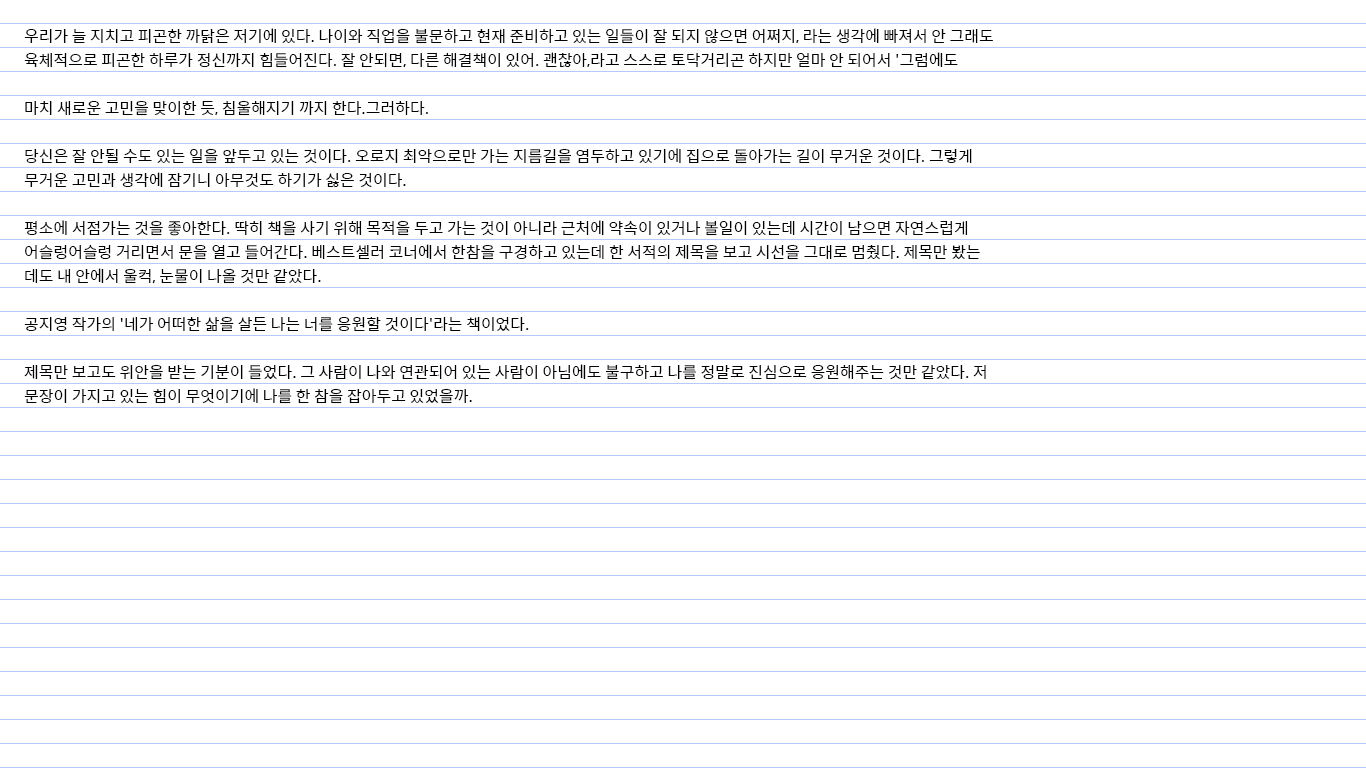
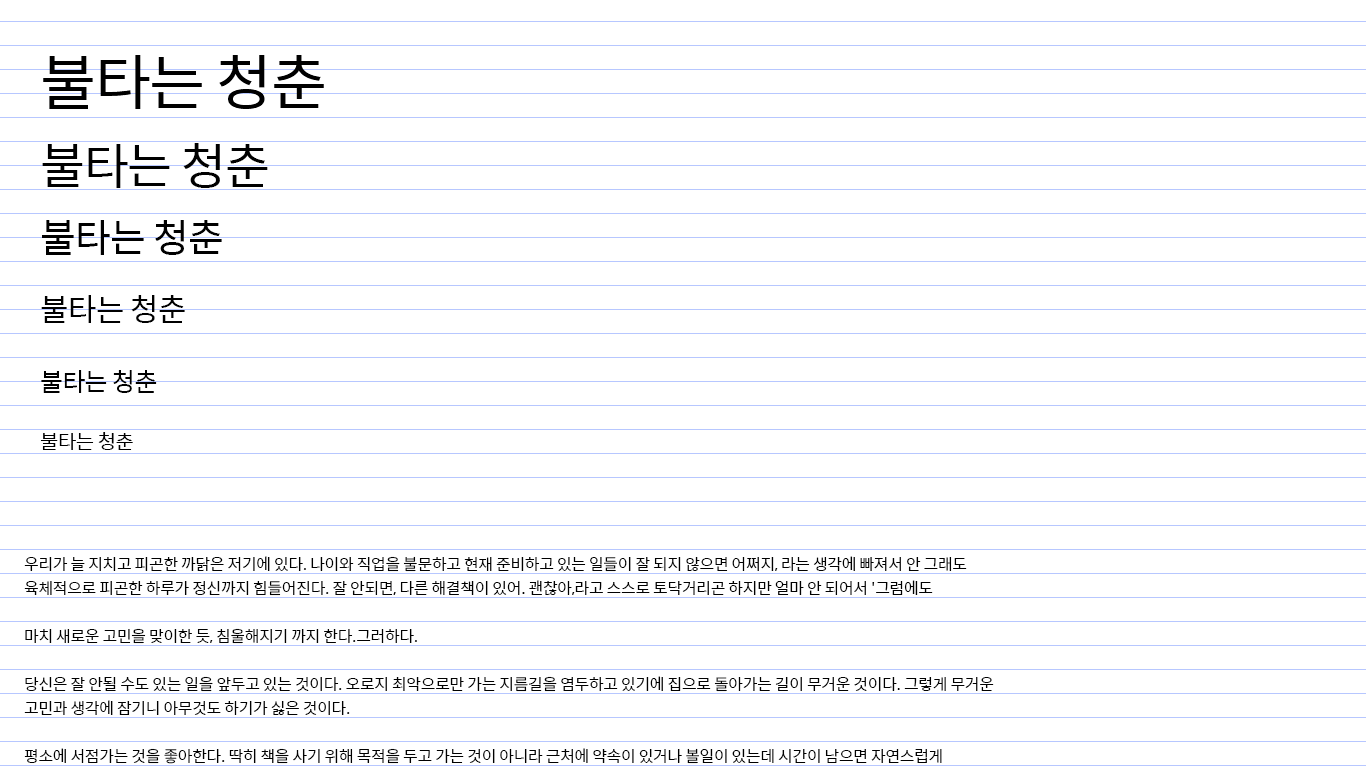
Revision of a layered 1366 × 768 image; what changed, layer by layer:
added group "headings" with 6 layers in group "UI Kit_Typography" over [40, 55, 324, 450]
added layer "h6 x1.25" in group "headings" over [43, 55, 324, 109]
added layer "h5 x1.25" in group "headings" over [42, 143, 268, 188]
added layer "h4 x1.25" in group "headings" over [42, 220, 222, 255]
added layer "h3 x1.25" in group "headings" over [41, 295, 185, 323]
added layer "h2 x1.25" in group "headings" over [41, 370, 157, 393]
added layer "h1 x1.25" in group "headings" over [40, 432, 133, 450]
moved "우리가 늘 지치고 피곤한 까닭은 저기에 있다. 나이와 직업을 불문하고 현재 준비하고 있는 일들이 잘 되지 않으면" above "행간 설정 24px", painted on it over [24, 28, 994, 764]
painted on "행간 설정 24px" over [0, 21, 1366, 768]
